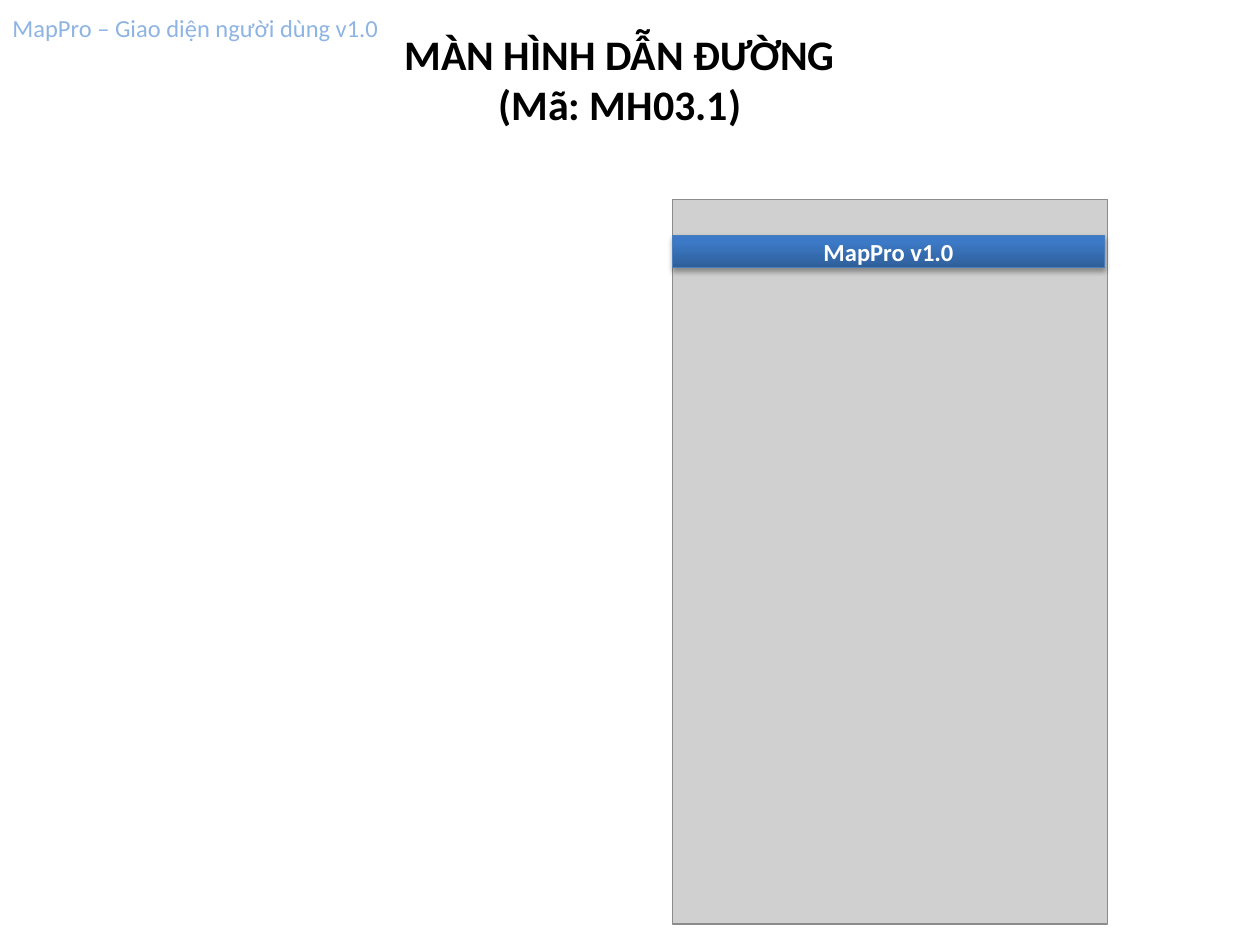
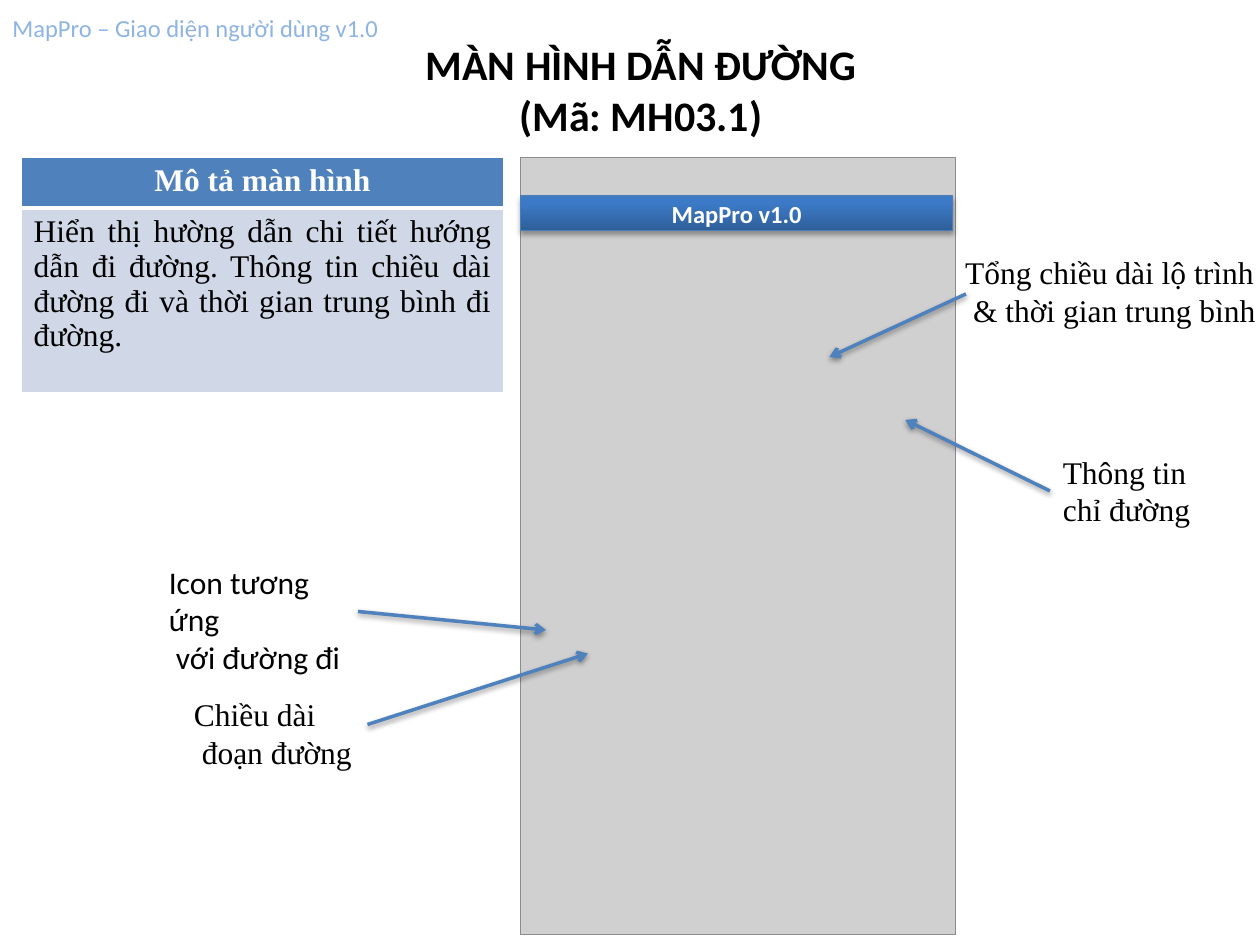
Before and after one commit to hungdien/google-map-api-and-map-on-android, a slide deck: slide 9 of Design/User Interface Design.pptx. Drawn at 1260x945 pixels with LibreOffice and Linux fonts; fonts in the diff are those of the drawing; grey boxes stand for pictures. Boxes give left, top, right and bottom in pixels: in the first picture for what was removed or moved away, otherwise in the second. Text is boxed around its words. In the diff, an @@ line names an element or a change of style, - is before the commit and + after.

```diff
--- a/Design/User Interface Design.pptx
+++ b/Design/User Interface Design.pptx
@@ text "MÀN HÌNH DẪN ĐƯỜNG": place and size @@
-text "MÀN HÌNH DẪN ĐƯỜNG" at <box>405,35,835,126</box>
+text "MÀN HÌNH DẪN ĐƯỜNG" at <box>426,46,856,137</box>
@@ table added at <box>21,158,504,393</box>, 2 rows, 1 columns @@
+Mô tả màn hình
+Hiển thị hường dẫn chi tiết hướng dẫn đi đường. Thông tin chiều dài đường đi và thời gian trung bình đi đường.
@@ picture: place and size @@
-picture at <box>673,199,1108,924</box>
+picture at <box>520,158,955,935</box>
@@ rectangle "MapPro v1.0": place and size @@
-rectangle "MapPro v1.0" at <box>673,236,1105,268</box>
+rectangle "MapPro v1.0" at <box>520,197,953,231</box>
@@ text added at <box>965,261,1255,328</box>, 18 pt, text #000000 @@
+Tổng chiều dài lộ trình
+& thời gian trung bình
@@ arrow added from (966, 294) to (829, 357), #4F81BD 2 pt @@
@@ arrow added from (1050, 491) to (906, 420), #4F81BD 2 pt @@
@@ text added at <box>1063,462,1190,528</box>, 18 pt, text #000000 @@
+Thông tin
+chỉ đường
@@ text added at <box>169,573,340,675</box>, 18 pt, text #000000 @@
+Icon tương ứng
+với đường đi
@@ arrow added from (358, 611) to (546, 630), #4F81BD 2 pt @@
@@ arrow added from (368, 724) to (588, 654), #4F81BD 2 pt @@
@@ text added at <box>194,703,352,770</box>, 18 pt, text #000000 @@
+Chiều dài
+đoạn đường
```
Also in this commit, not shown: 7 other slides changed, 1 slide added.
